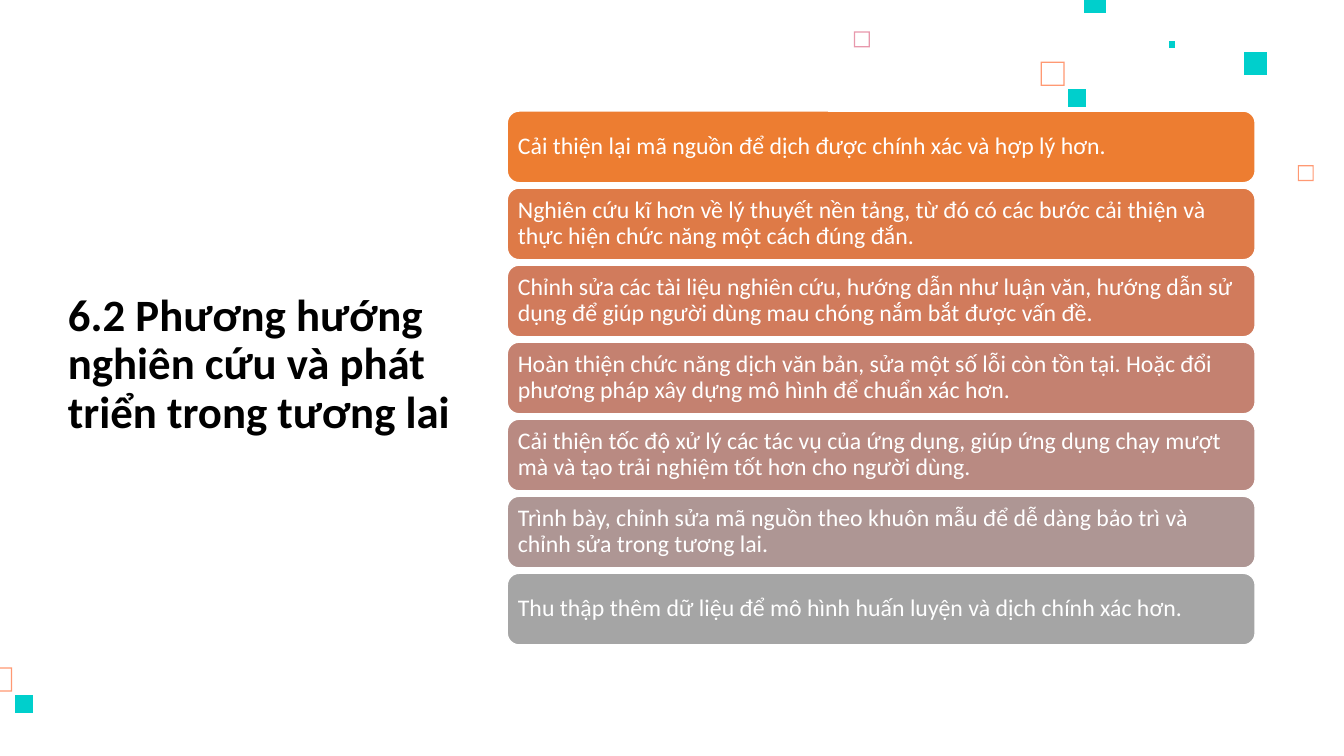
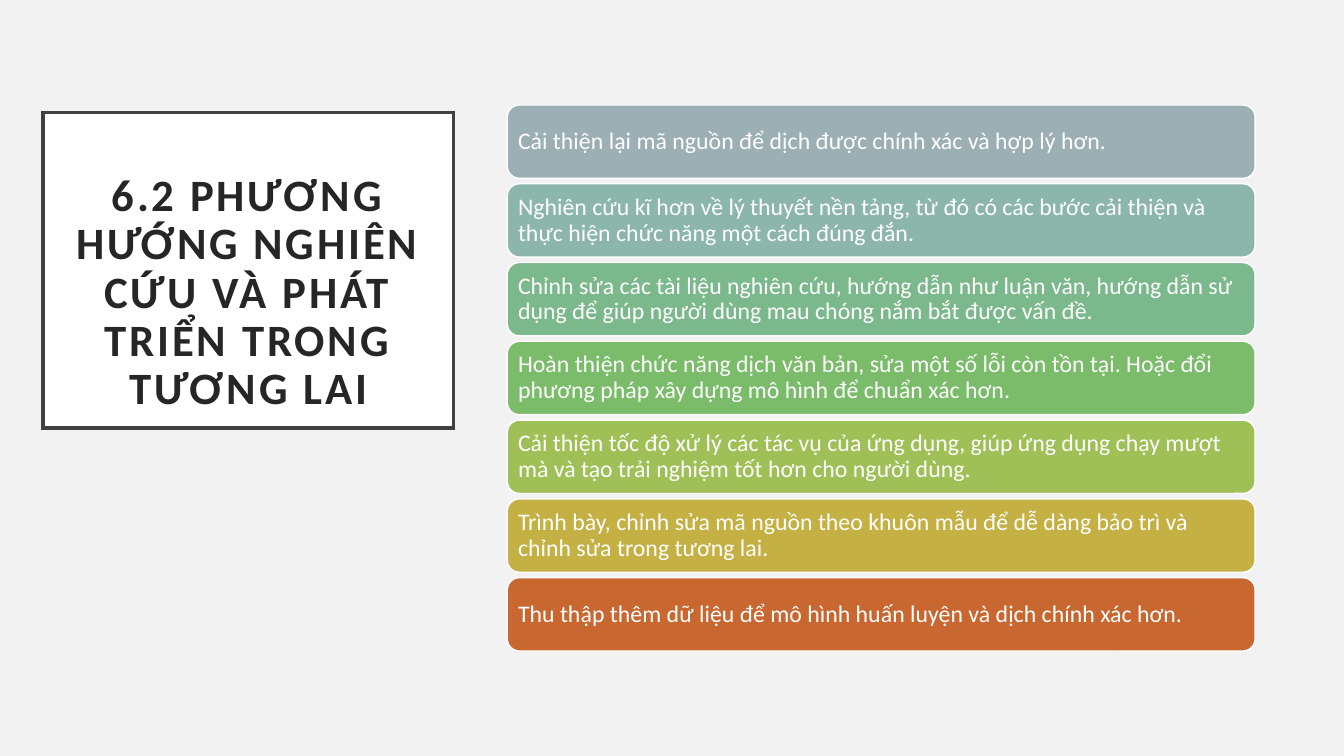
Before and after one commit to nmtri1912/kltn, a slide deck: slide 16 of Tài liệu/Presentation.pptx. Drawn at 1344x756 pixels with LibreOffice and Linux fonts; fonts in the diff are those of the drawing. Boxes give left, top, right and bottom in pixels: in the first picture for what was removed or moved away, otherwise in the second. Text is boxed around its words. In the diff, an @@ line names an element or a change of style, - is before the commit and + after.

```diff
--- a/Tài liệu/Presentation.pptx
+++ b/Tài liệu/Presentation.pptx
@@ background #FFFFFF to #F2F2F2 @@
@@ freeform shape removed at [1084,0,1107,13] @@
@@ freeform shape removed at [854,31,870,47] @@
@@ freeform shape removed at [1170,41,1177,47] @@
@@ freeform shape removed at [1244,52,1267,76] @@
@@ freeform shape removed at [1041,62,1065,86] @@
@@ title "6.2 PHƯƠNG HƯỚNG NGHIÊN CỨU ...": place and size @@
-title "6.2 PHƯƠNG HƯỚNG NGHIÊN CỨU ..." at [68,299,450,436]
+title "6.2 PHƯƠNG HƯỚNG NGHIÊN CỨU ..." at [43,113,455,429]
@@ title "6.2 PHƯƠNG HƯỚNG NGHIÊN CỨU ..." at [43,113,455,429]: fill none to #FFFFFF; outline none to #404040 2.5 pt @@
@@ 2 rounded rectangles, 1 text: place and size @@
-2 rounded rectangles, 1 text at [507,111,1255,260]
+2 rounded rectangles, 1 text at [507,105,1255,257]
@@ rounded rectangle at [507,105,1255,178]: fill #ED7D31 to #9BAFB5 @@
@@ freeform shape removed at [1068,90,1086,108] @@
@@ title at [76,179,418,405]: text changed; text colour #000000 to #262626 @@
-6.2 Phương hướng nghiên cứu và phát triển trong tương lai
+6.2 PHƯƠNG HƯỚNG NGHIÊN CỨU VÀ PHÁT TRIỂN TRONG TƯƠNG LAI
@@ freeform shape removed at [1299,165,1315,181] @@
@@ rounded rectangle at [507,184,1255,257]: fill #DE7A47 to #8CB6AC @@
@@ rounded rectangle at [507,262,1255,336]: fill #D17B5C to #7BB88C @@
@@ rounded rectangle at [507,342,1255,415]: fill #C48170 to #7ABC69 @@
@@ rounded rectangle at [507,420,1255,494]: fill #B98A82 to #9FC057 @@
@@ rounded rectangle at [507,499,1255,573]: fill #AE9694 to #C5B043 @@
@@ text "Trình bày, chỉnh sửa mã ...": place and size @@
-text "Trình bày, chỉnh sửa mã ..." at [518,507,1188,556]
+text "Trình bày, chỉnh sửa mã ..." at [518,510,1188,560]
@@ 2 rounded rectangles, 1 text: place and size @@
-2 rounded rectangles, 1 text at [507,496,1255,645]
+2 rounded rectangles, 1 text at [507,499,1255,651]
@@ rounded rectangle at [507,578,1255,651]: fill #A5A5A5 to #C96731 @@
@@ freeform shape removed at [0,667,12,692] @@
@@ freeform shape removed at [15,695,33,713] @@
```
Also in this commit, not shown: 15 other slides changed, 2 slides added, 2 slides removed, 2 other files.
